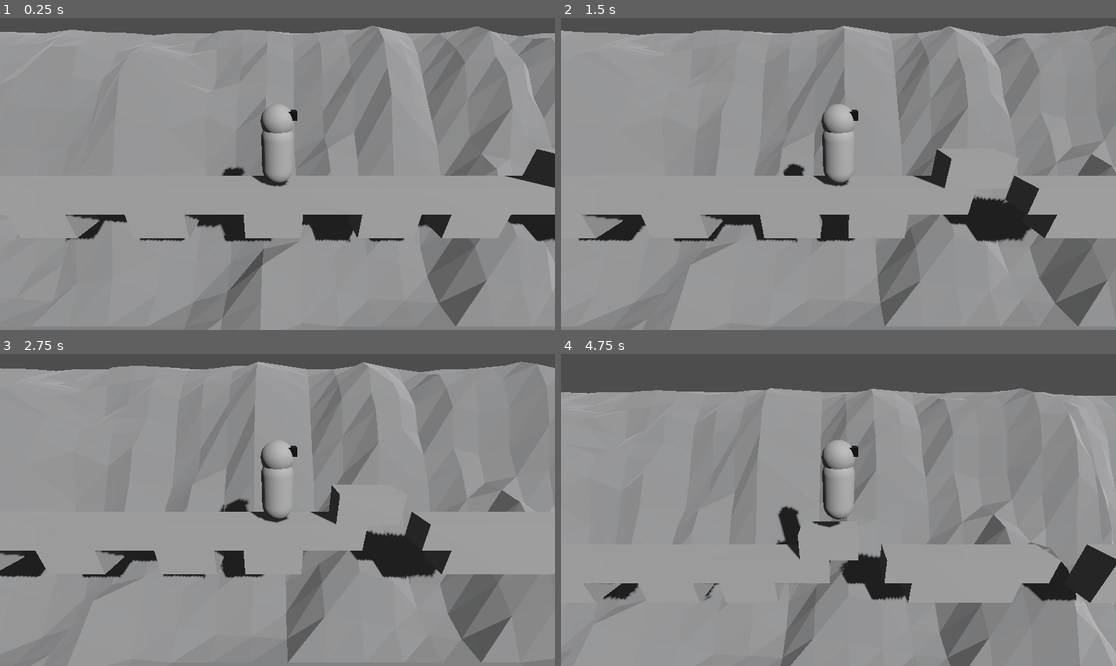
Above: before the commit, frames 1-4 (two rows, left to right).
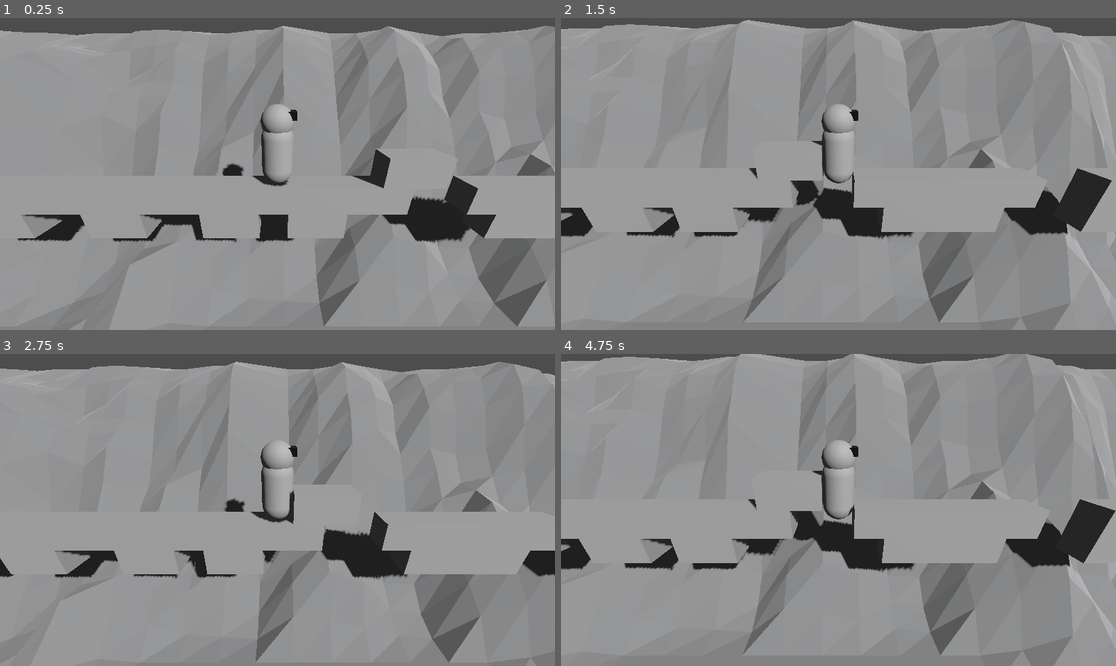
Above: after the commit, the same moments.

Repository: thewasmans/2025-dinojam
Game: Godot game, scene res://scenes/game.tscn
The game is run twice, just before and just after one commit, with the same random seed, the same clock (stepped at 60 frames per second) and the same inputs.
Inputs:
- Up to frame 1 (0.25 s): no input
- Up to frame 2 (1.5 s): tap Enter at 0.5 s; hold D (forward) 0.53-1.28 s; tap Space (jump) at 0.77 s; hold A (backward) from 1.28 s (still down)
- Up to frame 3 (2.75 s): tap Space (jump) at 1.52 s; release A (backward) at 2.03 s; hold D (forward) from 2.03 s (still down)
- Up to frame 4 (4.75 s): tap Space (jump) at 3.02, 3.77, 4.52 s; release D (forward) at 3.53 s; hold A (backward) from 3.53 s (still down)

The runs differ from the first frame. In frame 1, 19% of the frame differs, in the area x 0-100%, y 2-99%; in frame 2, 21%; in frame 3, 16%; in frame 4, 26%, in the area x 0-100%, y 0-100%.

Commit message:
Add death area to game

Diff:
--- a/scenes/game.tscn
+++ b/scenes/game.tscn
@@ -1,9 +1,10 @@
-[gd_scene load_steps=11 format=4 uid="uid://cldisfq822ewp"]
+[gd_scene load_steps=12 format=4 uid="uid://cldisfq822ewp"]
 
 [ext_resource type="PackedScene" uid="uid://ds25afo5ad7we" path="res://contents/prefabs/player_character.tscn" id="1_uwrxv"]
 [ext_resource type="Environment" uid="uid://co8c3kh3eg1uq" path="res://contents/environments/default_environment.tres" id="2_yqjtg"]
 [ext_resource type="PackedScene" uid="uid://dtvr13n5ht3tp" path="res://contents/prefabs/module_1.tscn" id="3_lnu2h"]
 [ext_resource type="PackedScene" uid="uid://bhlpsk7oikd7y" path="res://contents/prefabs/module_3.tscn" id="4_iywne"]
+[ext_resource type="PackedScene" uid="uid://d2erhnolprkba" path="res://contents/prefabs/death_area.tscn" id="5_gee14"]
 [ext_resource type="PackedScene" uid="uid://bm411dicxfoyw" path="res://contents/prefabs/module_2.tscn" id="5_p57ef"]
 [ext_resource type="PackedScene" uid="uid://cx05w6qokm76s" path="res://contents/model3d/geo_cliff.glb" id="5_u5sy4"]
 [ext_resource type="Material" uid="uid://c7sym6kjk8cft" path="res://contents/materials/material_gray.tres" id="7_u5sy4"]
@@ -46,7 +47,7 @@
 [node name="Global" type="Node3D" parent="."]
 
 [node name="PlayerCharacter" parent="Global" instance=ExtResource("1_uwrxv")]
-transform = Transform3D(1, 0, 0, 0, 1, 0, 0, 0, 1, 0, 0.67, 1.645)
+transform = Transform3D(1, 0, 0, 0, 1, 0, 0, 0, 1, 0, 2.159, 7.143)
 
 [node name="Camera3D" type="Camera3D" parent="Global/PlayerCharacter"]
 transform = Transform3D(-4.371139e-08, 0.40673664, -0.9135454, 0, 0.9135454, 0.40673664, 1, 1.7779023e-08, -3.993234e-08, -6.187, 3.04, 0)
@@ -73,6 +74,11 @@
 [node name="Module4" parent="Level" instance=ExtResource("5_p57ef")]
 transform = Transform3D(1, 0, 0, 0, 1, 0, 0, 0, 1, 0, 0, 8)
 
+[node name="DeathArea" parent="Level" instance=ExtResource("5_gee14")]
+transform = Transform3D(1, 0, 0, 0, 1, 0, 0, 0, 1, 0, -3, 5.529437)
+scale_area = Vector3(1, 1, 50)
+debug = true
+
 [node name="Lighting" type="Node3D" parent="."]
 
 [node name="DirectionalLight3D" type="DirectionalLight3D" parent="Lighting"]
